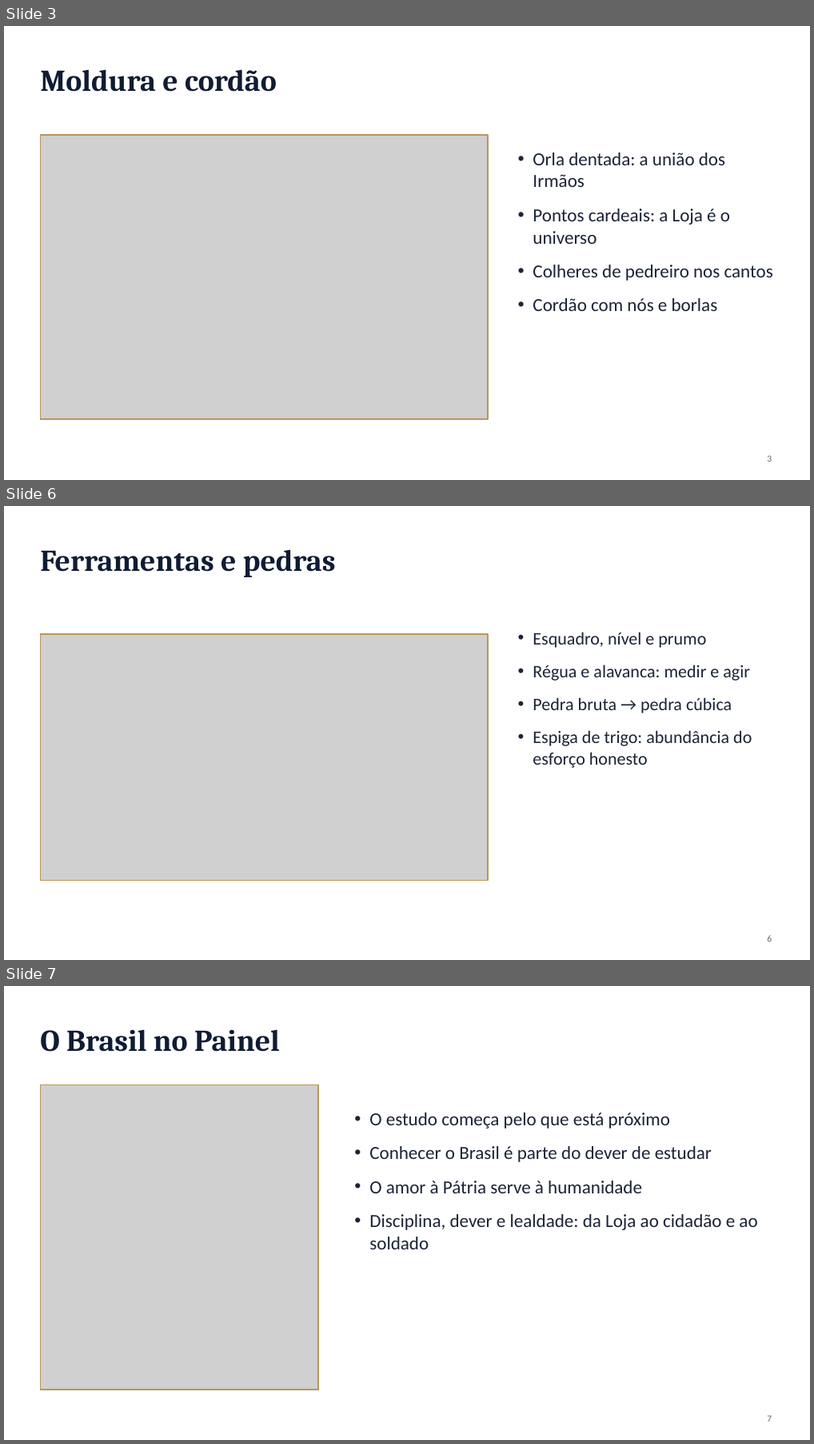
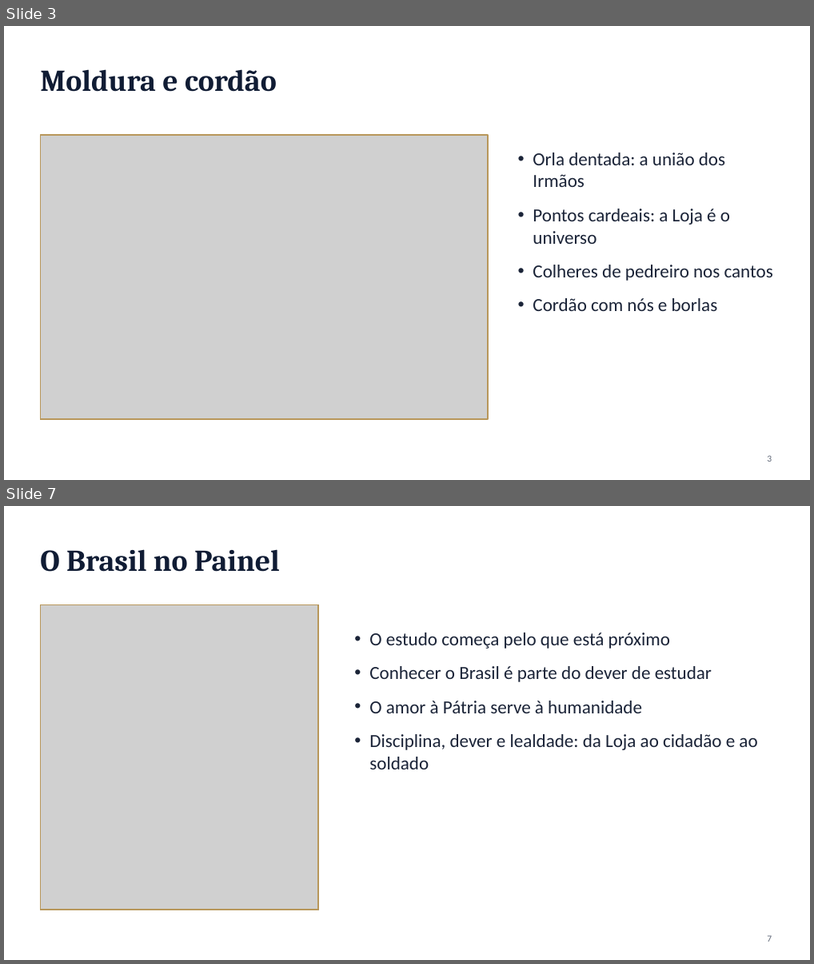
Before and after one commit to Giofm86/Claude, a slide deck: Inc 3/Painel_Companheiro_apresentacao.pptx. Shown one above the other, each under a label of ours: slides 3, 6 and 7 before the commit, slides 3 and 7 after it; the slides between them are not shown. The pictures are 814x1444 and 814x964 pixels, drawn with LibreOffice and Linux fonts; fonts in the diff are those of the drawing; grey boxes stand for pictures. Boxes give left, top, right and bottom in pixels: in the first picture for what was removed or moved away, otherwise in the second. Text is boxed around its words. In the diff, an @@ line names an element or a change of style, - is before the commit and + after.

```diff
--- a/Inc 3/Painel_Companheiro_apresentacao.pptx
+++ b/Inc 3/Painel_Companheiro_apresentacao.pptx
@@ slide 6 removed at [4,506,810,960], background #FFFFFF @@
@@ text removed at [40,549,336,577] @@
-Ferramentas e pedras
@@ picture removed at [40,634,488,880] @@
@@ rectangle removed at [40,634,488,880] @@
@@ text removed at [533,632,752,768] @@
-• Esquadro, nível e prumo
-• Régua e alavanca: medir e agir
-• Pedra bruta → pedra cúbica
-• Espiga de trigo: abundância do esforço honesto
@@ page number removed at [767,935,772,941] @@
-6
```
Also in this commit, not shown: 3 slides changed, 1 slide added, 4 other files.
